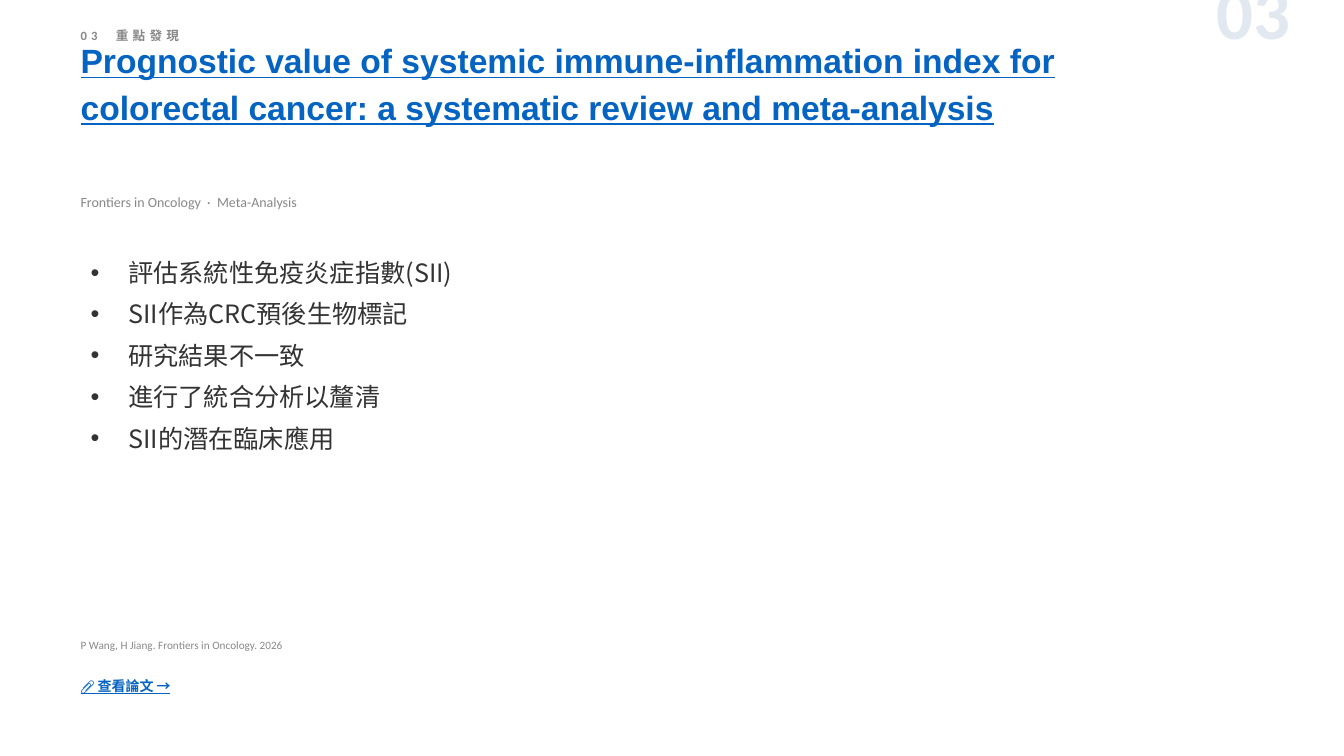
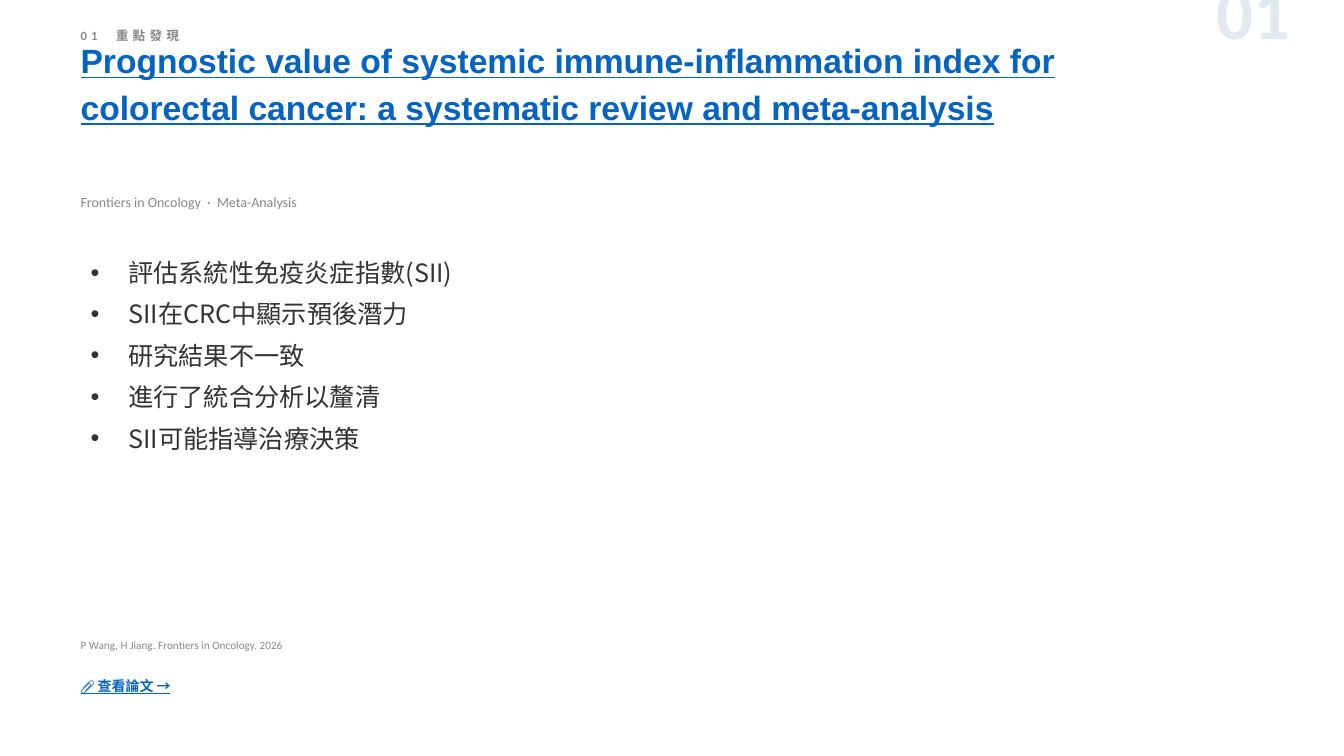
Before and after one commit to jejenhu-maker/colorectal-weekly-digest, a slide deck: slide 3 of docs/digest-zh.pptx (slide 5 before the commit). Drawn at 1344x756 pixels with LibreOffice and Linux fonts; fonts in the diff are those of the drawing. Boxes give left, top, right and bottom in pixels: in the first picture for what was removed or moved away, otherwise in the second. Text is boxed around its words. In the diff, an @@ line names an element or a change of style, - is before the commit and + after.

```diff
--- a/docs/digest-zh.pptx
+++ b/docs/digest-zh.pptx
@@ text at (81,29,179,41): text changed @@
-03 重點發現
+01 重點發現
@@ text at (1008,10,1291,10): text changed @@
-03
+01
@@ text at (128,302,408,325): text changed @@
-• SII作為CRC預後生物標記
+• SII在CRC中顯示預後潛力
@@ text at (128,427,359,450): text changed @@
-• SII的潛在臨床應用
+• SII可能指導治療決策
```
Also in this commit, not shown: 12 other slides changed, 1 slide added, 1 slide removed, 2 other files.
